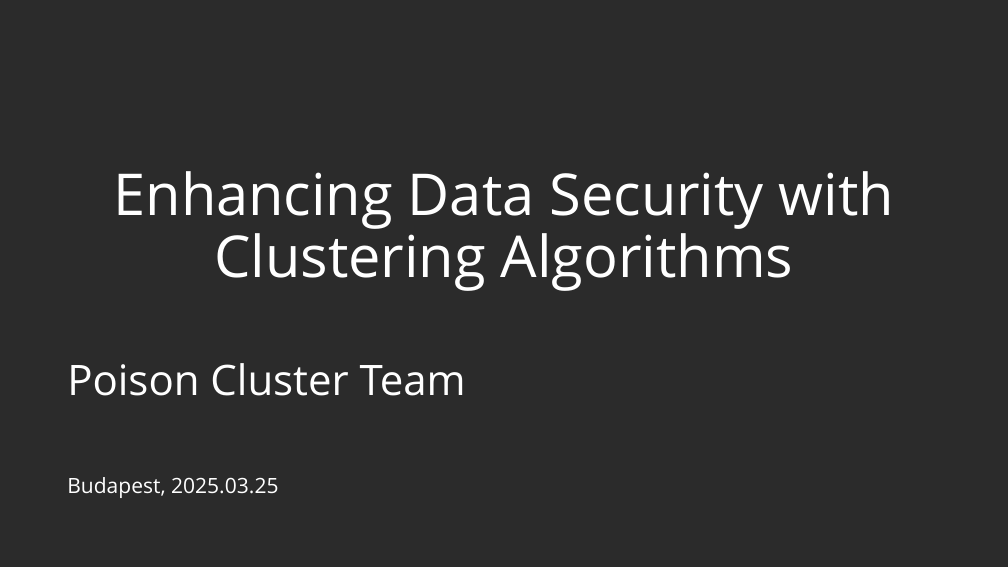
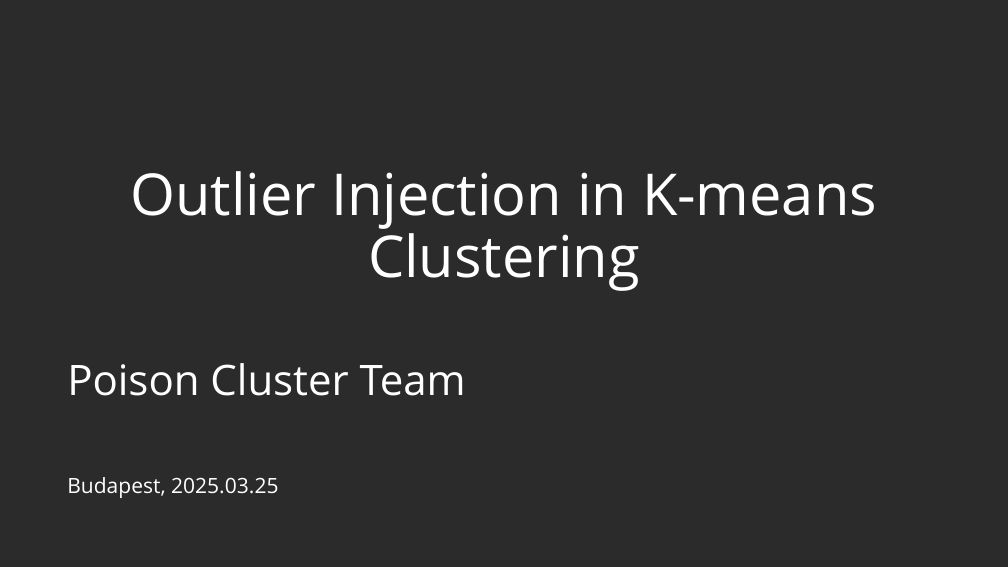
Before and after one commit to Poison-Cluster/poison-cluster, a slide deck: slide 1 of poison_cluster.pptx. Drawn at 1008x567 pixels with LibreOffice and Linux fonts; fonts in the diff are those of the drawing; background and template pictures are left out; a plain dark background stands for a picture behind light text. Boxes give left, top, right and bottom in pixels: in the first picture for what was removed or moved away, otherwise in the second. Text is boxed around its words. In the diff, an @@ line names an element or a change of style, - is before the commit and + after.

```diff
--- a/poison_cluster.pptx
+++ b/poison_cluster.pptx
@@ text at (x1=130, y1=171, x2=877, y2=291): text changed @@
-Enhancing Data Security with Clustering Algorithms
+Outlier Injection in K-means Clustering
```
Also in this commit, not shown: 3 other slides changed, 1 slide added, 1 slide removed, 1 other file.
